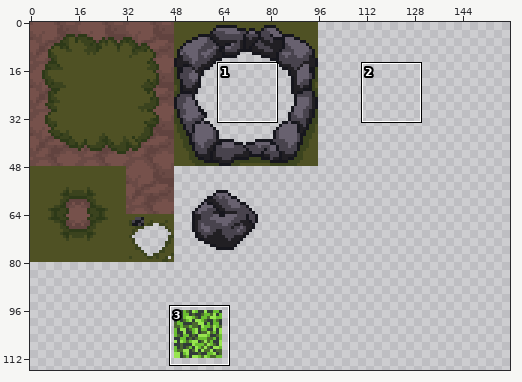
A pixel-art file gets an edit: Assets/Sprites/World/tileset.aseprite. The picture above shows the old version from afar; the outline marks the close-up.
Close-up. Old version:
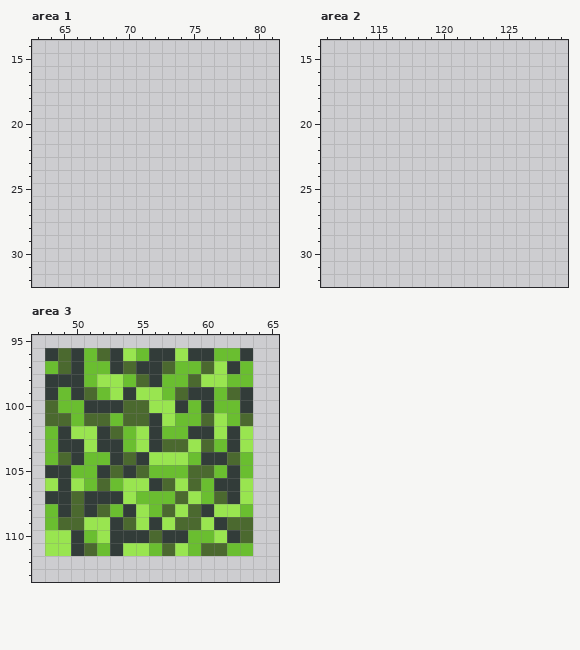
160x160 pixels, 1 frame. Colours within 5 levels of each other are drawn and written as one. Shown: area 1: x 63..81, y 14..32; area 2: x 111..129, y 14..32; area 3: x 47..65, y 95..113. The wide view leaves out empty margins. The commit also changed other parts of the picture, which this record leaves out.
Once edited:
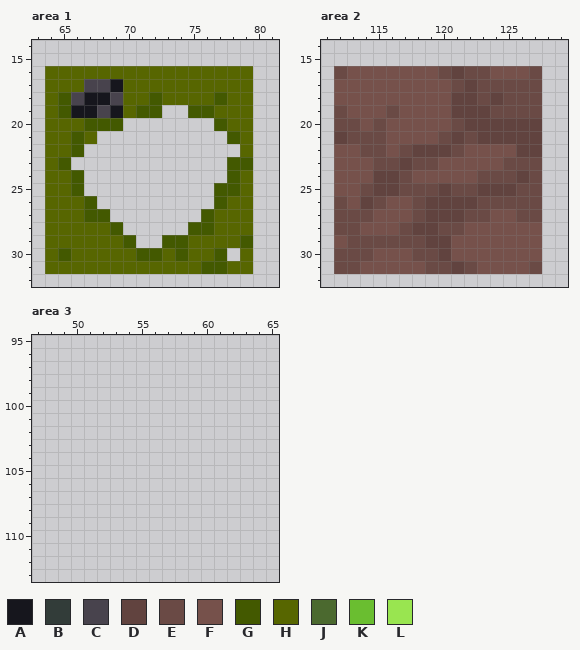
Palette (. is transparent): A #16161d  B #323c39  C #48434d  D #61433f  E #6a4a45  F #76514b  G #435900  H #576600  J #4b692f  K #6abe30  L #99e550
Edits made:
Changed rows in their new state; - is an unchanged pixel.
Area 1, layer "nov":
first column x 64:
16 HHHHHHHHHHHHHHHH
17 HHHCCAHHHHHHHHHH
18 HGCAACHHGHHHHGHH
19 HGAACAHGG--GGHHH
20 HHHGGG-------GHH
21 HHGH----------GH
22 HHG------------H
23 HG------------GG
24 HHG-----------GH
25 HHG----------GGH
26 HHHG---------GHH
27 HHHGG-------GHHH
28 HHHHHG-----GGHHH
29 HHHHHHG--GGHHHHG
30 HGHHHHHGGHGHHG-H
31 HHHHHHHHHHHHGGHH
Area 2, layer "nov":
first column x 112:
16 EFFFFFFFEDEEFFFE
17 FFFFFFFFFEDEEEEE
18 FFFFFFFFFDDEDEEE
19 EFFFEFFFFDDDEEEE
20 EEFEFFFFFEDDDDDD
21 DEEEFFFFEDEDDDDD
22 FFEEFEDDDEFFFFDD
23 FFFEEDEEFFFFFEEE
24 FFFDDEFFFFFEEEDE
25 FFEDDEEEDEEDDDEE
26 EFDEFFEDDDDEEEEE
27 EEEFFFEDDDEEFFEE
28 EEFFFEDDEEFFFFFF
29 FEEEEEEDDFFFFFFF
30 EEEFFFEEDFFFFFFF
31 EEFFFFFEEDEFFFFE
Area 3, layer "nov":
first column x 48:
 96 ................
 97 ................
 98 ................
 99 ................
100 ................
101 ................
102 ................
103 ................
104 ................
105 ................
106 ................
107 ................
108 ................
109 ................
110 ................
111 ................
Boxes around the changes in both close-ups, in picture pixels (x1, y1, x2, y2):
added: (45, 66, 253, 274)
added: (334, 66, 542, 274)
erased: (45, 348, 253, 556)
